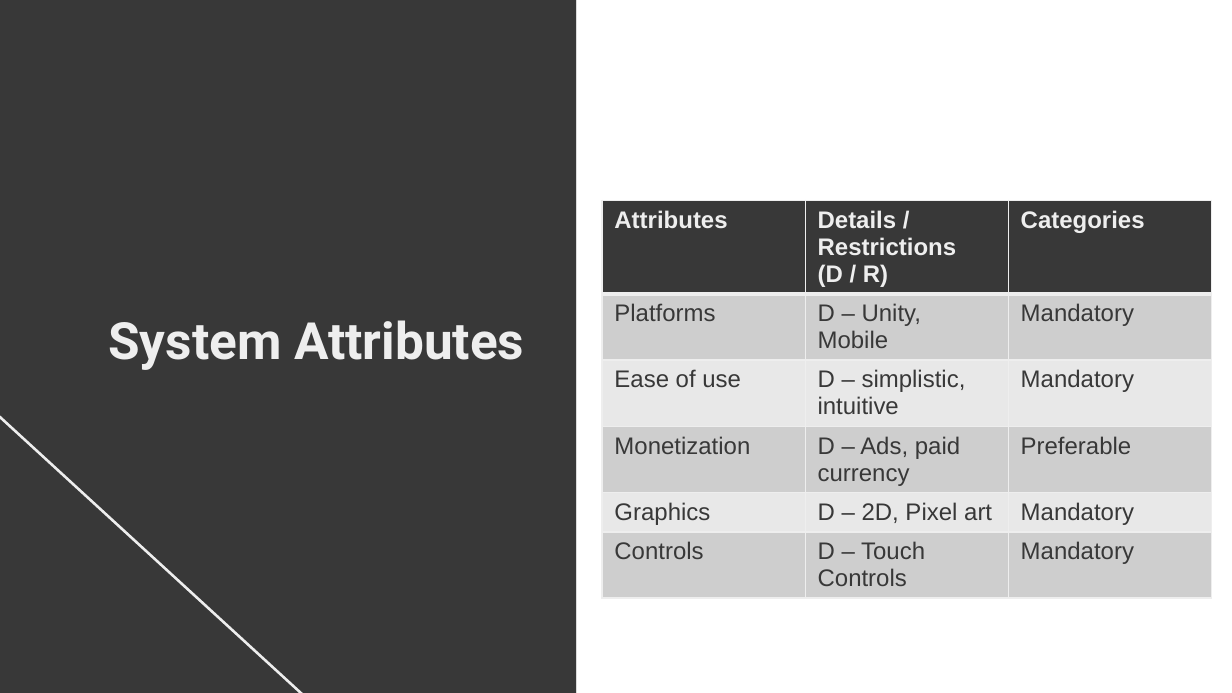
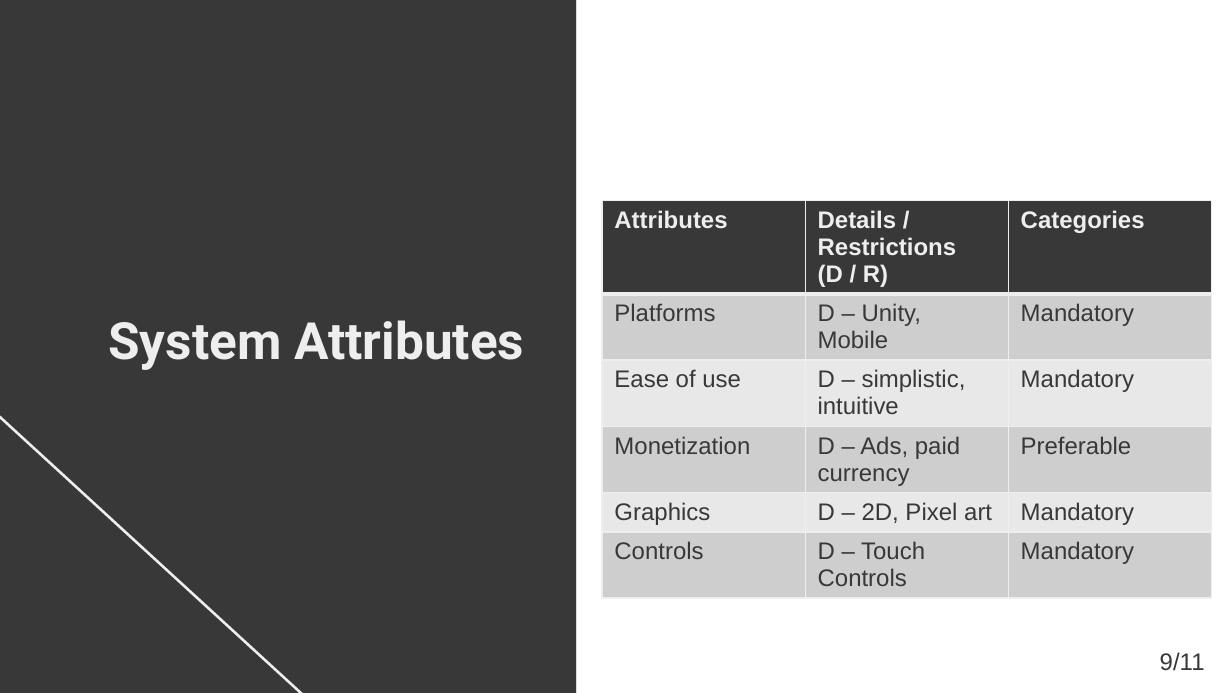
Before and after one commit to FariaXD/UnityMobileGame-FinalProject, a slide deck: slide 9 of ReportsAndOthers/Presentations/Presentation.pptx (slide 8 before the commit). Drawn at 1232x693 pixels with LibreOffice and Linux fonts; fonts in the diff are those of the drawing. Boxes give left, top, right and bottom in pixels: in the first picture for what was removed or moved away, otherwise in the second. Text is boxed around its words. In the diff, an @@ line names an element or a change of style, - is before the commit and + after.

```diff
--- a/ReportsAndOthers/Presentations/Presentation.pptx
+++ b/ReportsAndOthers/Presentations/Presentation.pptx
@@ text added at (1160,652,1205,671), 14 pt, text #383838 @@
+9/11
```
Also in this commit, not shown: 7 other slides changed, 1 slide added, 12 other files.
